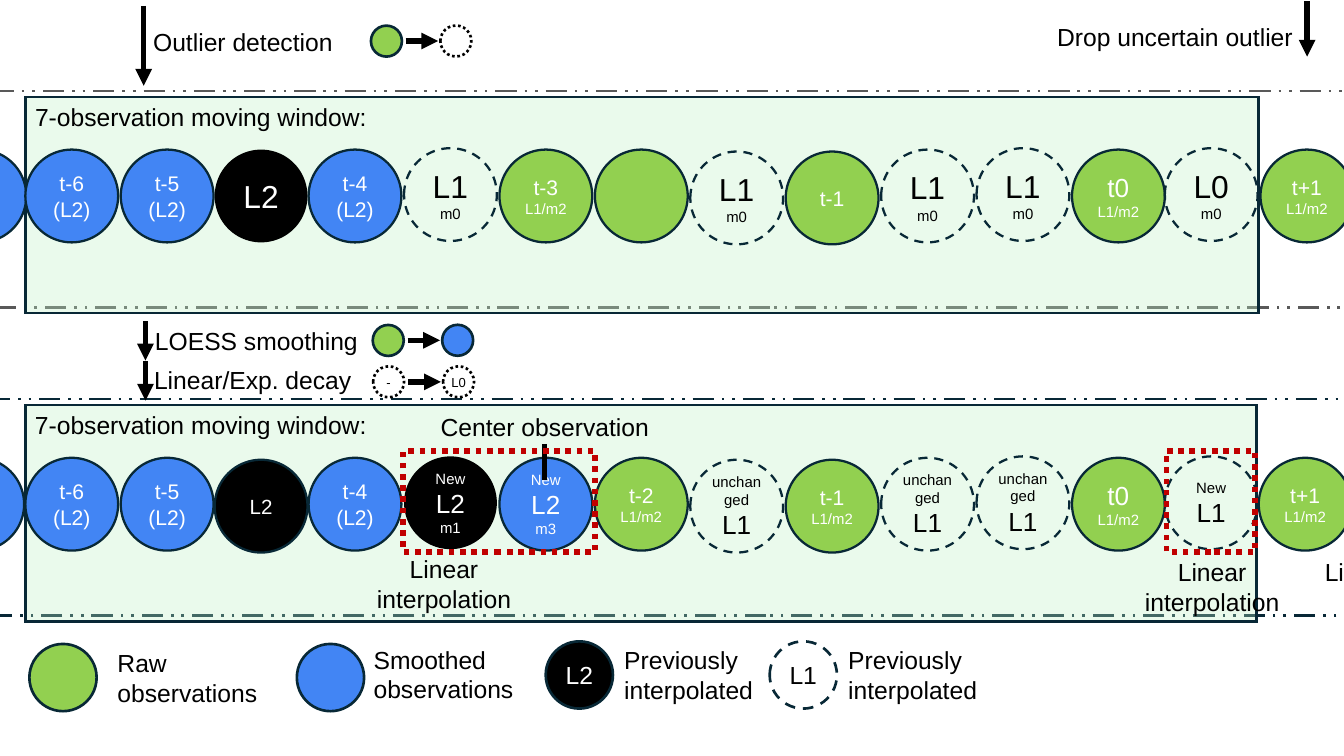
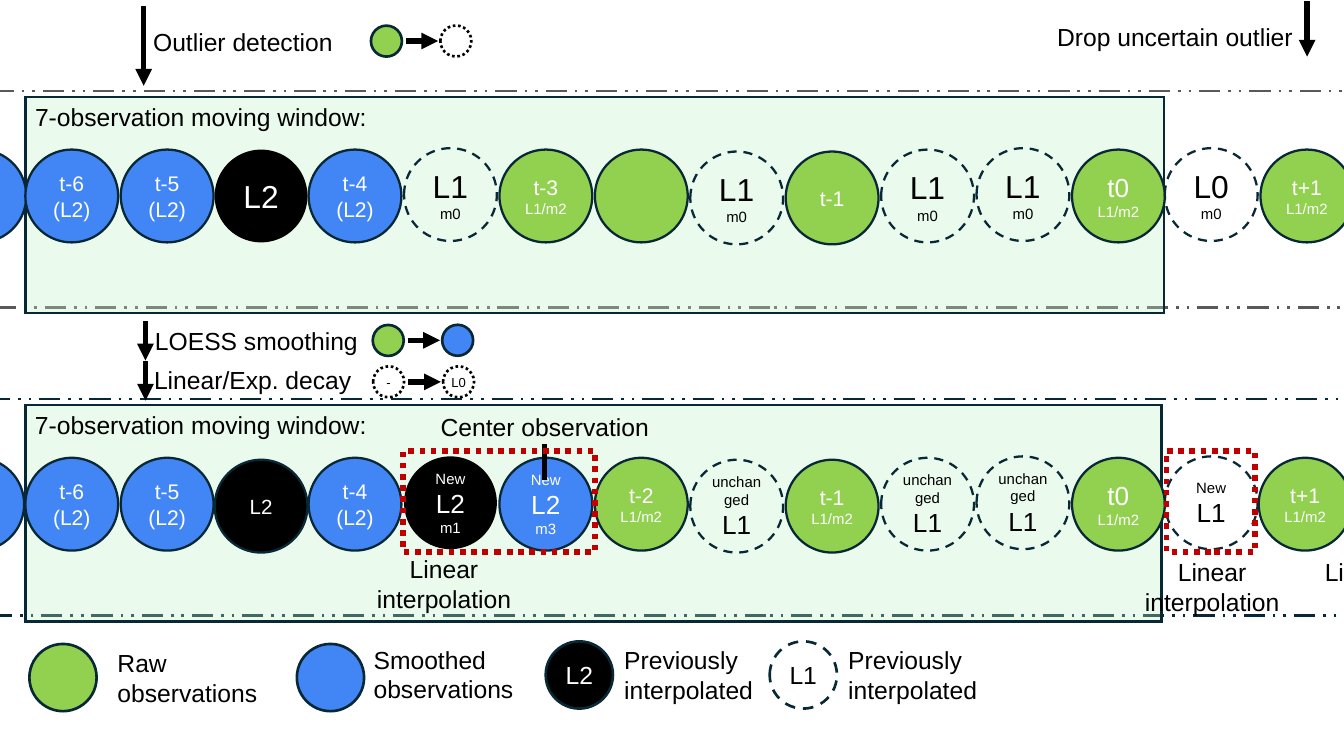
Before and after one commit to geco-bern/swiss-ndvi-processing, a slide deck: slide 7 of report/illustrations/swisstopo_continuous_updated.pptx. Drawn at 1344x756 pixels with LibreOffice and Linux fonts; fonts in the diff are those of the drawing. Boxes give left, top, right and bottom in pixels: in the first picture for what was removed or moved away, otherwise in the second. Text is boxed around its words. In the diff, an @@ line names an element or a change of style, - is before the commit and + after.

```diff
--- a/report/illustrations/swisstopo_continuous_updated.pptx
+++ b/report/illustrations/swisstopo_continuous_updated.pptx
@@ rectangle "7-observation moving window:": place and size @@
-rectangle "7-observation moving window:" at box(26, 97, 1258, 313)
+rectangle "7-observation moving window:" at box(26, 97, 1164, 313)
@@ rectangle "7-observation moving window:": place and size @@
-rectangle "7-observation moving window:" at box(26, 405, 1257, 621)
+rectangle "7-observation moving window:" at box(26, 405, 1161, 621)
```
Also in this commit, not shown: 2 other files.
